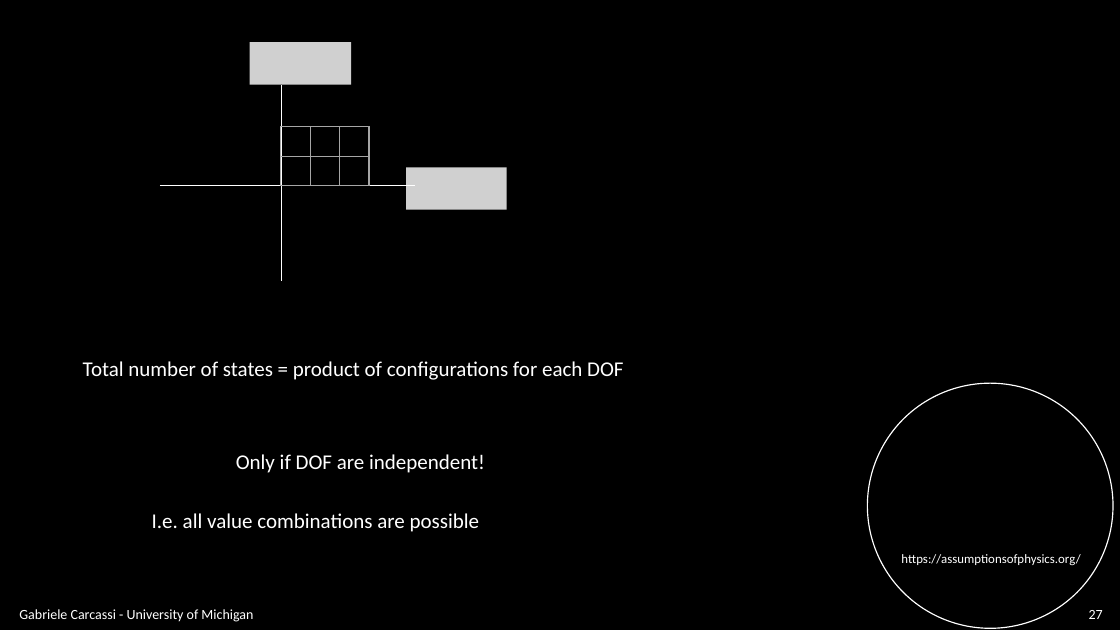
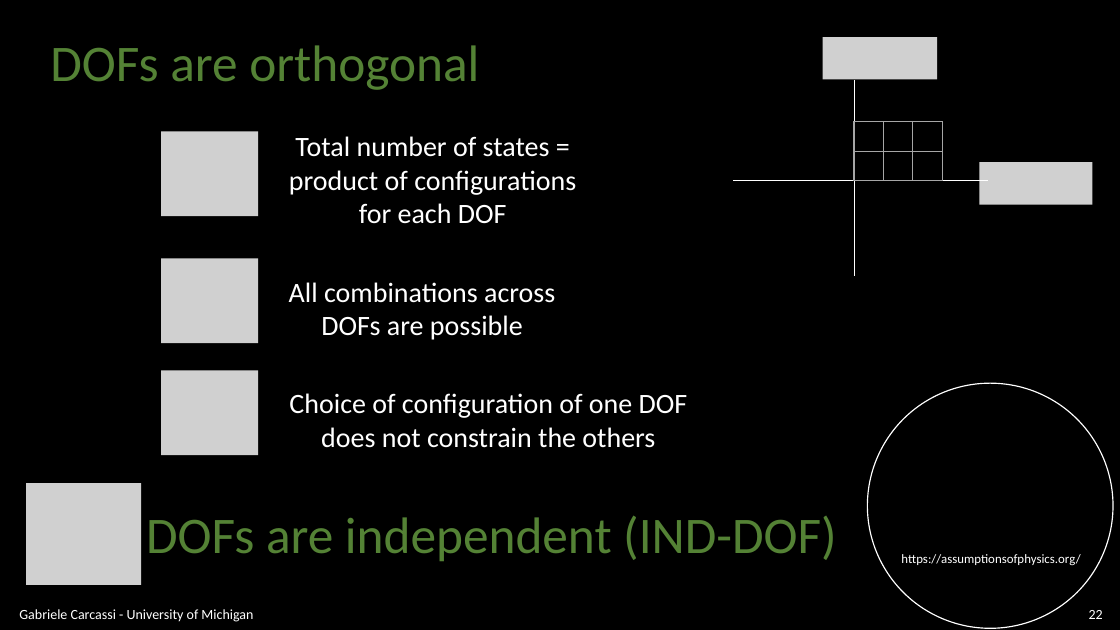
Before and after one commit to assumptionsofphysics/slides, a slide deck: slide 22 of BookCompanions-v2/RP-Class-4.pptx (slide 27 before the commit). Drawn at 1120x630 pixels with LibreOffice and Linux fonts; fonts in the diff are those of the drawing; grey boxes stand for pictures; background and template pictures are left out. Boxes give left, top, right and bottom in pixels: in the first picture for what was removed or moved away, otherwise in the second. Text is boxed around its words. In the diff, an @@ line names an element or a change of style, - is before the commit and + after.

```diff
--- a/BookCompanions-v2/RP-Class-4.pptx
+++ b/BookCompanions-v2/RP-Class-4.pptx
@@ text added at <box>50,45,479,90</box>, 44 pt, text #548235 @@
+DOFs are orthogonal
@@ picture removed at <box>250,42,351,84</box> @@
@@ picture added at <box>823,37,937,79</box> @@
@@ picture added at <box>161,131,259,216</box> @@
@@ text "Total number of states = ...": place and size @@
-text "Total number of states = ..." at <box>83,361,623,380</box>
+text "Total number of states = ..." at <box>289,136,576,224</box>
@@ text "Total number of states = ..." at <box>289,136,576,224</box>: size 18 to 24 pt; alignment left to centre @@
@@ picture removed at <box>407,167,507,209</box> @@
@@ picture added at <box>980,162,1093,204</box> @@
@@ 6 rectangles, 2 lines: place and size @@
-6 rectangles, 2 lines at <box>160,85,415,281</box>
+6 rectangles, 2 lines at <box>734,80,988,276</box>
@@ picture added at <box>161,259,259,344</box> @@
@@ text at <box>289,282,555,340</box>: text changed; size 18 to 24 pt @@
-I.e. all value combinations are possible
+All combinations across
+DOFs are possible
@@ picture added at <box>161,371,259,455</box> @@
@@ text added at <box>289,393,688,448</box>, 24 pt, text #FFFFFF @@
+Choice of configuration of one DOF
+does not constrain the others
@@ picture added at <box>26,483,141,585</box> @@
@@ text at <box>146,516,837,561</box>: text changed; size 18 to 44 pt; text colour #FFFFFF to #548235 @@
-Only if DOF are independent!
+DOFs are independent (IND-DOF)
@@ page number at <box>1089,610,1103,619</box>: text changed @@
-27
+22
```
Also in this commit, not shown: 19 other slides changed, 9 slides added.
